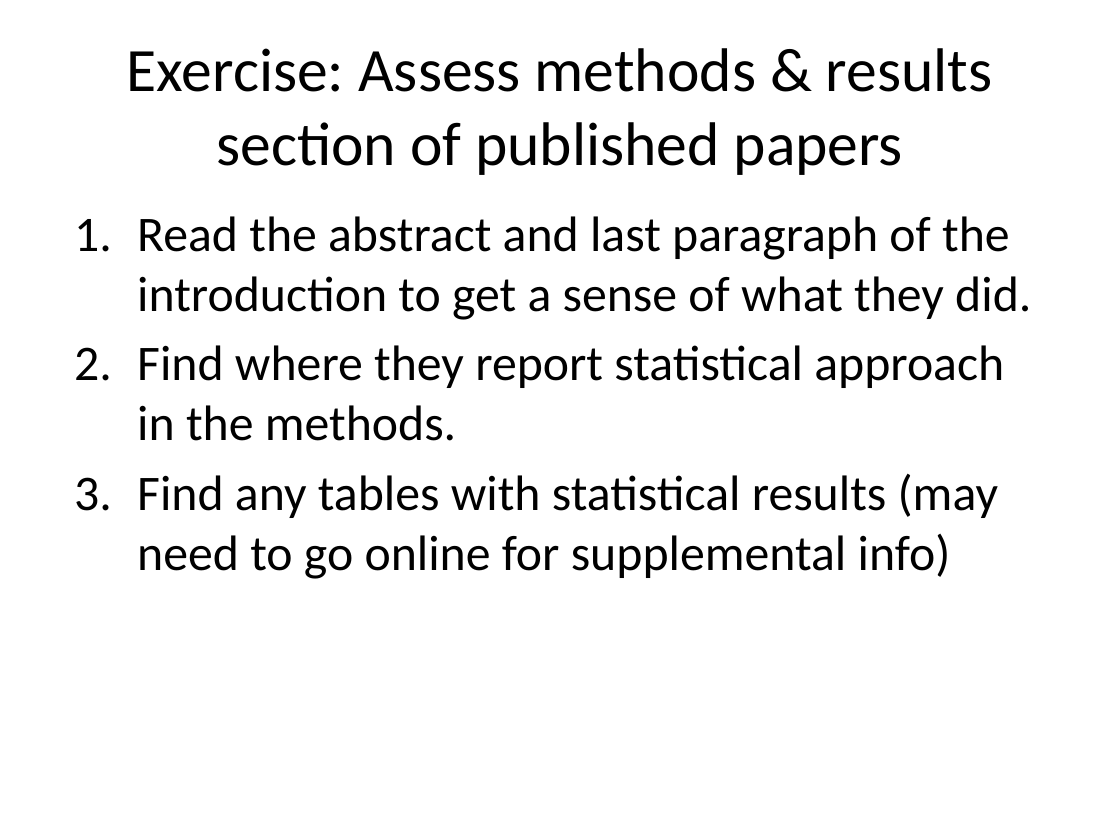
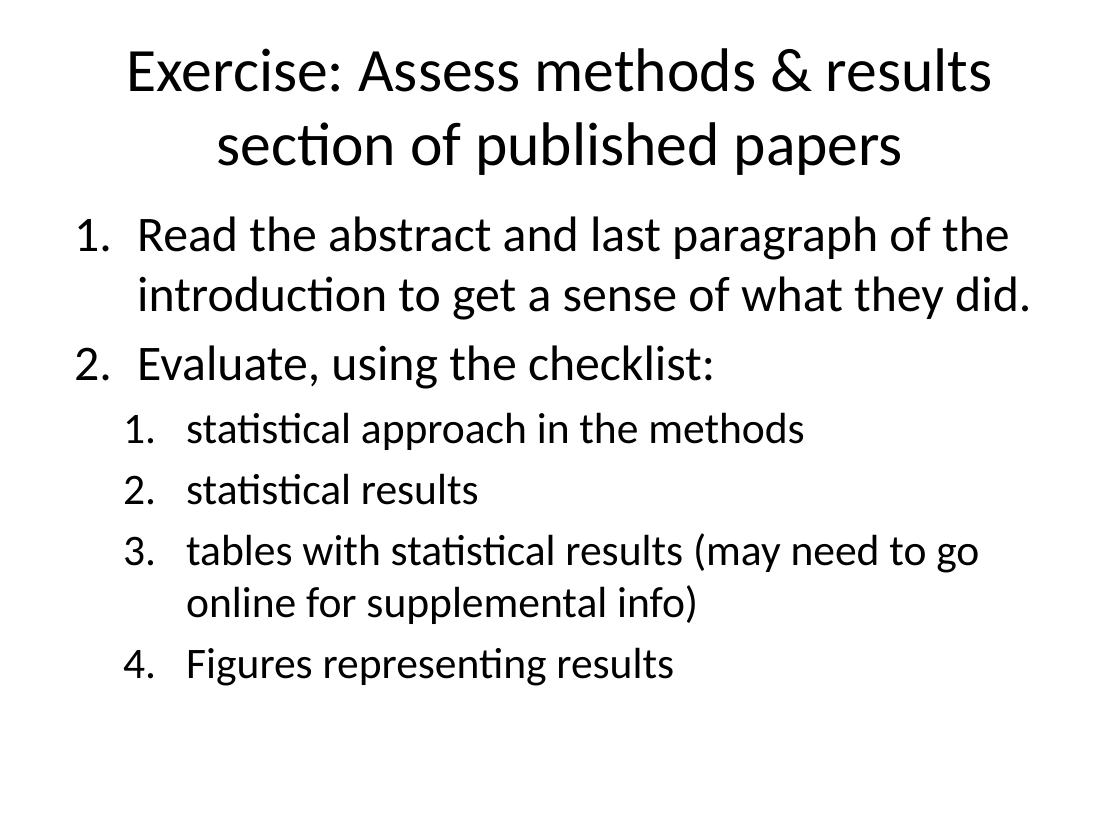
Before and after one commit to EEOB590A-Data-Science-in-R-Fall2021/CourseMaterials, a slide deck: slide 2 of 8. Writing a manuscript/what to include in a paper.pptx. Drawn at 1120x840 pixels with LibreOffice and Linux fonts; fonts in the diff are those of the drawing. Boxes give left, top, right and bottom in pixels: in the first picture for what was removed or moved away, otherwise in the second. Text is boxed around its words. In the diff, an @@ line names an element or a change of style, - is before the commit and + after.

```diff
--- a/8. Writing a manuscript/what to include in a paper.pptx
+++ b/8. Writing a manuscript/what to include in a paper.pptx
@@ text at box(137, 345, 979, 686): text changed; size 32 to 28 pt @@
-2. Find where they report statistical approach in the methods.
-3. Find any tables with statistical results (may need to go online for supplemental info)
+2. Evaluate, using the checklist:
+  1. statistical approach in the methods
+  2. statistical results
+  3. tables with statistical results (may need to go online for supplemental info)
+  4. Figures representing results
```
Also in this commit, not shown: 4 other slides changed, 1 slide added, 3 other files.
